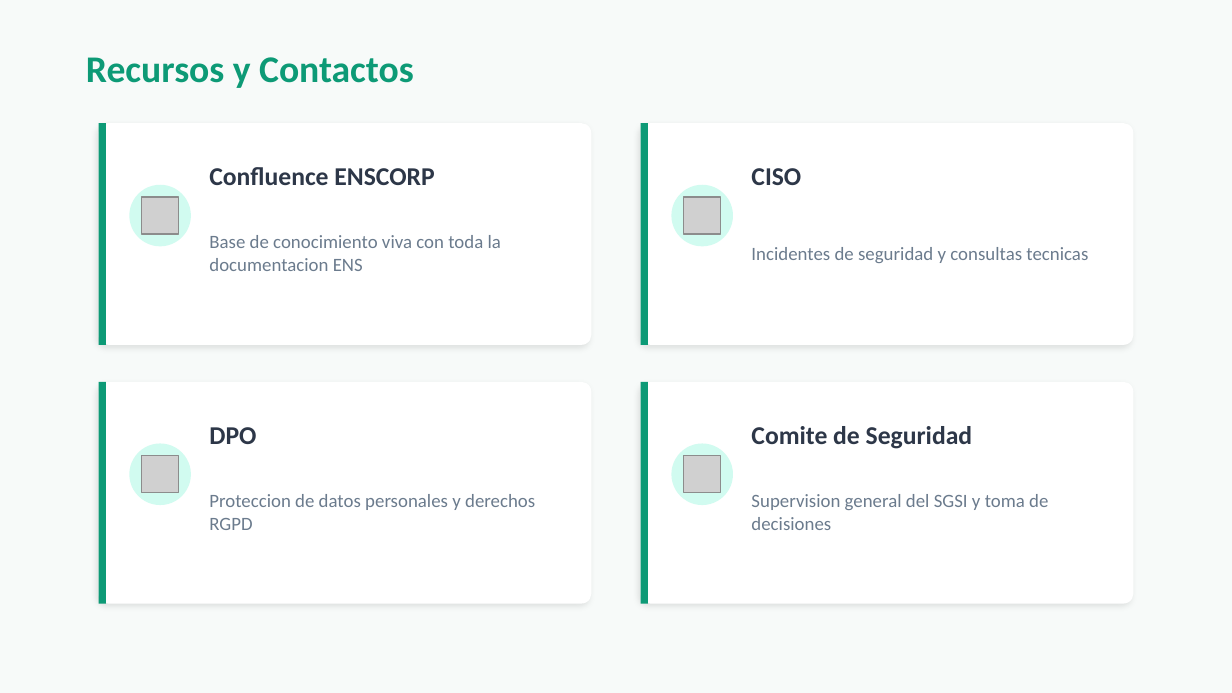
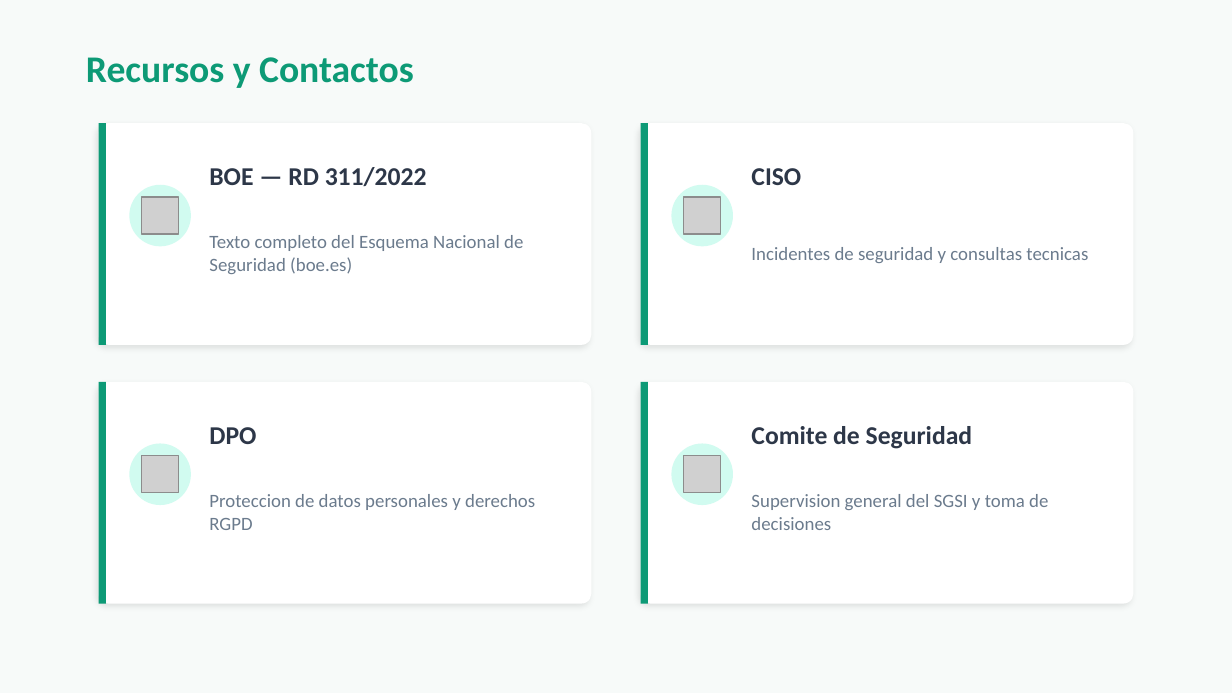
Before and after one commit to testMyummm/optim-ens, a slide deck: slide 20 of 08_GOBERNANZA/Presentacion ENS equipo optimTech.pptx (slide 19 before the commit). Drawn at 1232x693 pixels with LibreOffice and Linux fonts; fonts in the diff are those of the drawing; grey boxes stand for pictures. Boxes give left, top, right and bottom in pixels: in the first picture for what was removed or moved away, otherwise in the second. Text is boxed around its words. In the diff, an @@ line names an element or a change of style, - is before the commit and + after.

```diff
--- a/08_GOBERNANZA/Presentacion ENS equipo optimTech.pptx
+++ b/08_GOBERNANZA/Presentacion ENS equipo optimTech.pptx
@@ text at (209, 167, 427, 186): text changed @@
-Confluence ENSCORP
+BOE — RD 311/2022
@@ text at (209, 235, 523, 274): text changed @@
-Base de conocimiento viva con toda la documentacion ENS
+Texto completo del Esquema Nacional de Seguridad (boe.es)
```
Also in this commit, not shown: 1 slide added, 2 other files.
